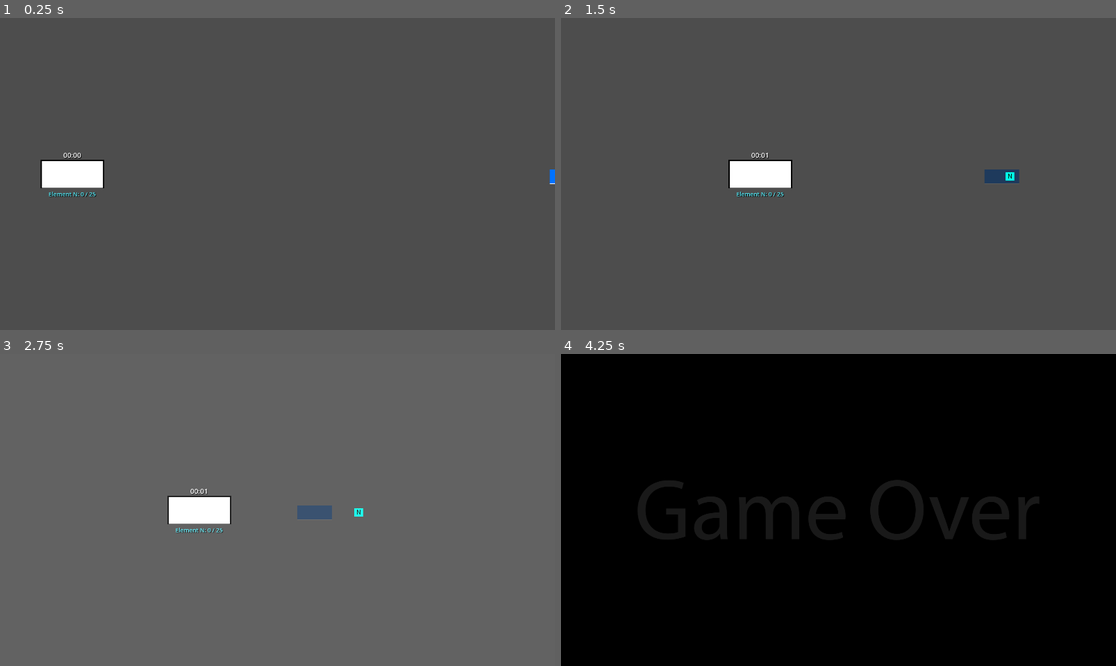
Above: before the commit, frames 1-4 (two rows, left to right).
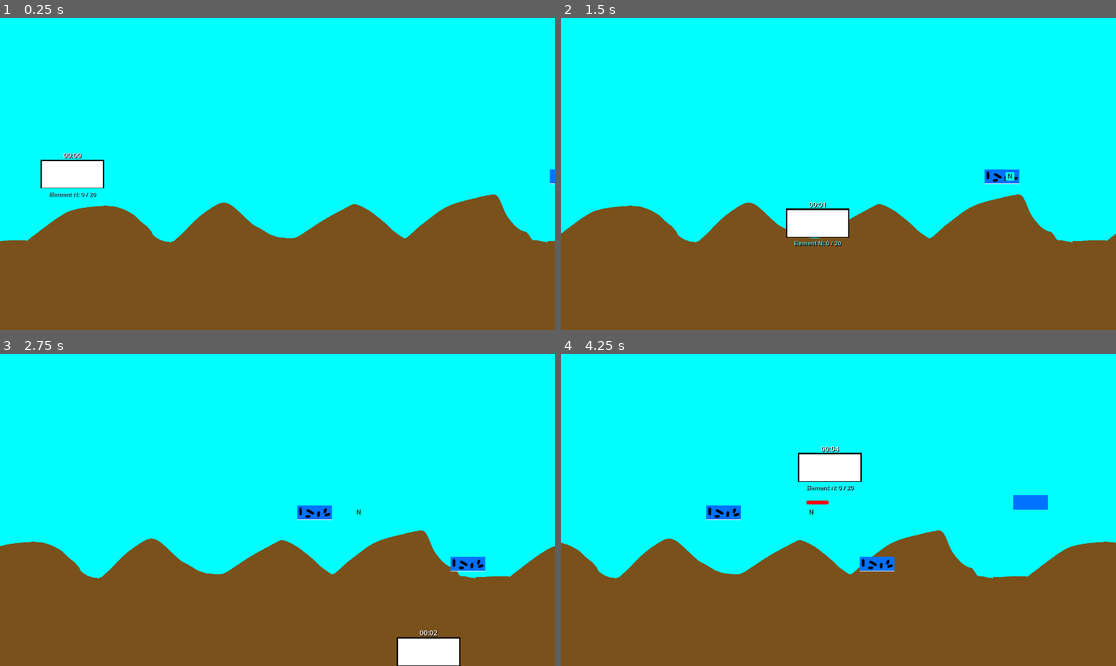
Above: after the commit, the same moments.

Repository: Valhalla-Studios/EventHorizonZero
Game: Godot game, scene res://scenes/game.tscn
Two runs of this game, one before a commit and one after it. Both use one fixed random seed, a clock stepped at 60 frames per second and the inputs below. This scene is started directly instead of the project's main scene.
Inputs:
- Up to frame 1 (0.25 s): no input
- Up to frame 2 (1.5 s): tap Enter (ui_accept) at 0.5, 0.77 s; hold Right (ui_right) 0.53-1.28 s; hold Down (ui_down) from 1.28 s (still down)
- Up to frame 3 (2.75 s): tap Enter (ui_accept) at 1.52 s; release Down (ui_down) at 2.03 s; hold Right (ui_right) from 2.03 s (still down)
- Up to frame 4 (4.25 s): release Right (ui_right) at 2.78 s; hold Up (ui_up) 2.78-3.53 s; tap Enter (ui_accept) at 3.02, 3.77 s; hold Left (ui_left) from 3.53 s (still down)

The runs differ from the first frame. In frame 1, 99% of the frame differs, in the area x 0-100%, y 0-100%; in frame 2, 100%; in frame 3, 100%; in frame 4, 100%.

Commit message:
Lógica de muerte de enemigos

Diff:
--- a/scenes/Gheel.tscn
+++ b/scenes/Gheel.tscn
@@ -6,6 +6,8 @@
 [ext_resource type="PackedScene" uid="uid://dot3ek4dmhktn" path="res://scenes/EnemyBullet.tscn" id="3_bmatd"]
 [ext_resource type="AudioStream" uid="uid://clmr7qvcawsds" path="res://resources/audio/SE/GheelLaser.mp3" id="5_7r6wf"]
 [ext_resource type="AudioStream" uid="uid://cb1wvgoj8qshd" path="res://resources/audio/SE/OrganicDeath.mp3" id="5_pqq51"]
+[ext_resource type="Texture2D" path="res://resources/images/sprites/GheelDead.png" id="6_dead_mech"]
+[ext_resource type="Texture2D" path="res://resources/images/sprites/GheelDead2.png" id="7_dead_organic"]
 
 [sub_resource type="RectangleShape2D" id="RectangleShape2D_closh"]
 size = Vector2(100, 45)
@@ -16,6 +18,8 @@
 script = ExtResource("1_closh")
 element_n_scene = ExtResource("2_y4jxf")
 bullet_scene = ExtResource("3_bmatd")
+death_texture_mech = ExtResource("6_dead_mech")
+death_texture_organic = ExtResource("7_dead_organic")
 
 [node name="Sprite2D" type="Sprite2D" parent="Gheel" unique_id=2057224945]
 texture = ExtResource("1_n55tk")
--- a/scenes/Player.tscn
+++ b/scenes/Player.tscn
@@ -4,6 +4,7 @@
 [ext_resource type="PackedScene" uid="uid://cdrdbfyb8ifep" path="res://scenes/Bullet.tscn" id="2_3li8b"]
 [ext_resource type="Texture2D" uid="uid://etbdi7uaje0t" path="res://resources/images/sprites/Lancer564.png" id="2_v6fml"]
 [ext_resource type="AudioStream" uid="uid://dbd1aqa3jixh" path="res://resources/audio/SE/LancerLaser.mp3" id="3_mdl7e"]
+[ext_resource type="Texture2D" uid="uid://bdmfp3rbfs8m5" path="res://resources/images/sprites/Lancer564Dead.png" id="4_dead"]
 
 [sub_resource type="RectangleShape2D" id="RectangleShape2D_5q5h1"]
 size = Vector2(170, 70)
@@ -16,6 +17,8 @@
 speed = 850.0
 bullet_scene = ExtResource("2_3li8b")
 fire_rate = 0.4
+debug = true
+death_texture = ExtResource("4_dead")
 
 [node name="Sprite2D" type="Sprite2D" parent="Player" unique_id=952553384]
 texture = ExtResource("2_v6fml")
@@ -23,7 +26,7 @@
 [node name="CollisionShape2D" type="CollisionShape2D" parent="Player" unique_id=488044897]
 shape = SubResource("RectangleShape2D_5q5h1")
 
-[node name="TimeLabel" type="Label" parent="Player"]
+[node name="TimeLabel" type="Label" parent="Player" unique_id=1300784092]
 offset_left = -55.0
 offset_top = -82.0
 offset_right = 55.0
@@ -36,7 +39,7 @@
 text = "00:00"
 horizontal_alignment = 1
 
-[node name="ElementNLabel" type="Label" parent="Player"]
+[node name="ElementNLabel" type="Label" parent="Player" unique_id=1739714352]
 offset_left = -85.0
 offset_top = 55.0
 offset_right = 85.0
--- a/scenes/Tarsh.tscn
+++ b/scenes/Tarsh.tscn
@@ -6,6 +6,8 @@
 [ext_resource type="Texture2D" uid="uid://dkui58fnaxk8j" path="res://resources/images/sprites/Tarsh.png" id="4_yhg2k"]
 [ext_resource type="AudioStream" uid="uid://cb1wvgoj8qshd" path="res://resources/audio/SE/OrganicDeath.mp3" id="5_rfi3r"]
 [ext_resource type="AudioStream" uid="uid://yamvkkh42578" path="res://resources/audio/SE/TarshLaser.mp3" id="6_770v8"]
+[ext_resource type="Texture2D" path="res://resources/images/sprites/TarshDead.png" id="7_dead_mech"]
+[ext_resource type="Texture2D" path="res://resources/images/sprites/TarshDead2.png" id="8_dead_organic"]
 
 [sub_resource type="RectangleShape2D" id="RectangleShape2D_nefnv"]
 size = Vector2(100, 45)
@@ -16,6 +18,8 @@
 script = ExtResource("1_3b1g3")
 element_n_scene = ExtResource("2_1ye1p")
 bullet_scene = ExtResource("3_ainuj")
+death_texture_mech = ExtResource("7_dead_mech")
+death_texture_organic = ExtResource("8_dead_organic")
 
 [node name="Sprite2D" type="Sprite2D" parent="Tarsh" unique_id=1399398662]
 texture = ExtResource("4_yhg2k")
--- a/scenes/Veyl.tscn
+++ b/scenes/Veyl.tscn
@@ -4,6 +4,8 @@
 [ext_resource type="PackedScene" uid="uid://v6vodyc5dpxa" path="res://scenes/ElementN.tscn" id="2_4f3pu"]
 [ext_resource type="Texture2D" uid="uid://chs6wkw3a38aq" path="res://resources/images/sprites/Veyl.png" id="4_5v14l"]
 [ext_resource type="AudioStream" uid="uid://cb1wvgoj8qshd" path="res://resources/audio/SE/OrganicDeath.mp3" id="5_bg8r3"]
+[ext_resource type="Texture2D" path="res://resources/images/sprites/VeylDead.png" id="6_dead_mech"]
+[ext_resource type="Texture2D" path="res://resources/images/sprites/VeylDead2.png" id="7_dead_organic"]
 
 [sub_resource type="RectangleShape2D" id="RectangleShape2D_nefnv"]
 size = Vector2(100, 45)
@@ -12,10 +14,12 @@
 
 [node name="Veyl" type="Area2D" parent="." unique_id=195920994]
 script = ExtResource("1_wnbmd")
-speed = 600.0
+speed = 700.0
 hp = 1
 element_n_scene = ExtResource("2_4f3pu")
 element_n_drop_chance = 1.0
+death_texture_mech = ExtResource("6_dead_mech")
+death_texture_organic = ExtResource("7_dead_organic")
 
 [node name="Sprite2D" type="Sprite2D" parent="Veyl" unique_id=1399398662]
 texture = ExtResource("4_5v14l")
--- a/scenes/game.tscn
+++ b/scenes/game.tscn
@@ -1,6 +1,9 @@
 [gd_scene format=3 uid="uid://uybdjwd82exa"]
 
 [ext_resource type="Script" uid="uid://d3k5ip4qf2cb3" path="res://scripts/Game.gd" id="1_lbhrr"]
+[ext_resource type="Script" path="res://scripts/ScrollingBackground.gd" id="1_background_script"]
+[ext_resource type="Texture2D" uid="uid://cv7lx5pls71cg" path="res://resources/images/backgrounds/planet01.png" id="1_planet01"]
+[ext_resource type="Texture2D" uid="uid://cxlhwlkdk6k4n" path="res://resources/images/backgrounds/planet02.png" id="1_planet02"]
 [ext_resource type="PackedScene" uid="uid://c8lg5vabm8qk" path="res://scenes/Player.tscn" id="1_uwrxv"]
 [ext_resource type="Script" uid="uid://bj2oa7caf63sb" path="res://scripts/EnemySpawner.gd" id="2_lnu2h"]
 [ext_resource type="PackedScene" uid="uid://cvuuu5cg6nb4o" path="res://scenes/Gheel.tscn" id="3_lbhrr"]
@@ -16,10 +19,20 @@
 [node name="Game" type="Node2D" unique_id=130347849]
 script = ExtResource("1_lbhrr")
 ancestral_scene = ExtResource("5_ancestral")
+boss_background = ExtResource("1_planet02")
 
-[node name="Background" type="TextureRect" parent="." unique_id=1594811333]
-offset_right = 40.0
-offset_bottom = 40.0
+[node name="Background" type="Node2D" parent="." unique_id=1594811333]
+z_index = -10
+script = ExtResource("1_background_script")
+initial_texture = ExtResource("1_planet01")
+
+[node name="BackgroundA" type="Sprite2D" parent="Background"]
+position = Vector2(960, 540)
+texture = ExtResource("1_planet01")
+
+[node name="BackgroundB" type="Sprite2D" parent="Background"]
+position = Vector2(2880, 540)
+texture = ExtResource("1_planet01")
 
 [node name="Player" parent="." unique_id=1401340265 instance=ExtResource("1_uwrxv")]
 
--- a/scripts/Game.gd
+++ b/scripts/Game.gd
@@ -6,15 +6,25 @@
 @onready var enemy_spawner = $EnemySpawner
 @onready var boss_music: AudioStreamPlayer = $BossMusic
 @onready var ancestral_appears: AudioStreamPlayer = $AncestralAppears
+@onready var background = $Background
 
 @export var ancestral_scene: PackedScene
+@export var boss_background: Texture2D
 
 var ending := false
 
 func _ready():
+	Global.organic_enemy_message_shown = false
+	Global.first_organic_enemy_destroyed.connect(_on_first_organic_enemy_destroyed)
 	battle_music.play()
 	start_dialogue()
 	start_boss_timer()
+
+func _on_first_organic_enemy_destroyed():
+	if ending:
+		return
+
+	await dialogue_layer.show_radio_message(DialogueLayer.RadioMessage.MESSAGE_03)
 
 func start_boss_timer():
 	await get_tree().create_timer(90.0).timeout
@@ -25,6 +35,7 @@
 	await fade_out_music(battle_music, 1.5)
 	ancestral_appears.play()
 	await ancestral_appears.finished
+	background.set_texture(boss_background)
 	await flash_white()
 	boss_music.play()
 	spawn_ancestral()
@@ -47,8 +58,8 @@
 		return
 
 	var ancestral = ancestral_scene.instantiate()
+	ancestral.position = Vector2(1500, 540)
 	add_child(ancestral)
-	ancestral.global_position = Vector2(1700, 540)
 
 func game_over():
 	if ending:
@@ -93,22 +104,12 @@
 	music_player.stop()
 
 func start_dialogue():
-	await get_tree().create_timer(10.0).timeout
+	show_timed_message(10.0, DialogueLayer.RadioMessage.MESSAGE_01)
+	show_timed_message(30.0, DialogueLayer.RadioMessage.MESSAGE_02)
+	show_timed_message(91.0, DialogueLayer.RadioMessage.MESSAGE_04)
+
+func show_timed_message(delay: float, message: DialogueLayer.RadioMessage):
+	await get_tree().create_timer(delay).timeout
 	if ending:
 		return
-	await dialogue_layer.show_radio_message(DialogueLayer.RadioMessage.MESSAGE_01)
-
-	await get_tree().create_timer(30.0).timeout
-	if ending:
-		return
-	await dialogue_layer.show_radio_message(DialogueLayer.RadioMessage.MESSAGE_02)
-
-	await get_tree().create_timer(60.0).timeout
-	if ending:
-		return
-	await dialogue_layer.show_radio_message(DialogueLayer.RadioMessage.MESSAGE_03)
-
-	await get_tree().create_timer(100.0).timeout
-	if ending:
-		return
-	await dialogue_layer.show_radio_message(DialogueLayer.RadioMessage.MESSAGE_04)
+	await dialogue_layer.show_radio_message(message)
--- a/scripts/Global.gd
+++ b/scripts/Global.gd
@@ -1,6 +1,16 @@
 extends Node
 
+signal first_organic_enemy_destroyed
+
 var element_n := 0
-var required_element_n := 25
+var required_element_n := 20
 var element_n_collected := false
 var organic := 0
+var organic_enemy_message_shown := false
+
+func report_organic_enemy_destroyed():
+	if organic_enemy_message_shown:
+		return
+
+	organic_enemy_message_shown = true
+	first_organic_enemy_destroyed.emit()
--- a/scripts/Player.gd
+++ b/scripts/Player.gd
@@ -7,12 +7,15 @@
 @export var speed := 650.0
 @export var bullet_scene: PackedScene
 @export var fire_rate := 0.15
-@export var invulnerable := false
+@export var debug := false
+@export var death_texture: Texture2D
 
 @onready var player_bullet_sound: AudioStreamPlayer2D = $LancerBulletSound
 @onready var player_dead_sound: AudioStreamPlayer2D = $MechanicDeath
 @onready var element_n_label: Label = $ElementNLabel
 @onready var time_label: Label = $TimeLabel
+@onready var sprite: Sprite2D = $Sprite2D
+@onready var collision_shape: CollisionShape2D = $CollisionShape2D
 
 var can_shoot := true
 var elapsed_time := 0.0
@@ -22,6 +25,8 @@
 func _ready():
 	add_to_group("player")
 	area_entered.connect(_on_area_entered)
+	time_label.visible = debug
+	element_n_label.visible = debug
 	update_element_n_label()
 	update_time_label()
 
@@ -87,10 +92,12 @@
 			die()
 
 func die():
-	if dead or invulnerable:
+	if dead or debug:
 		return
 
 	player_dead_sound.play()
 	dead = true
+	sprite.texture = death_texture
+	collision_shape.set_deferred("disabled", true)
 
 	get_tree().current_scene.game_over()
--- /dev/null
+++ b/scripts/ScrollingBackground.gd
@@ -0,0 +1,30 @@
+extends Node2D
+
+@export var scroll_speed := 100.0
+@export var initial_texture: Texture2D
+
+@onready var background_a: Sprite2D = $BackgroundA
+@onready var background_b: Sprite2D = $BackgroundB
+
+const BACKGROUND_WIDTH := 1920.0
+const HALF_BACKGROUND_WIDTH := BACKGROUND_WIDTH / 2.0
+
+func _ready():
+	set_texture(initial_texture)
+
+func _process(delta):
+	background_a.position.x -= scroll_speed * delta
+	background_b.position.x -= scroll_speed * delta
+
+	if background_a.position.x <= -HALF_BACKGROUND_WIDTH:
+		background_a.position.x = background_b.position.x + BACKGROUND_WIDTH
+
+	if background_b.position.x <= -HALF_BACKGROUND_WIDTH:
+		background_b.position.x = background_a.position.x + BACKGROUND_WIDTH
+
+func set_texture(new_texture: Texture2D):
+	if new_texture == null:
+		return
+
+	background_a.texture = new_texture
+	background_b.texture = new_texture
--- a/scripts/ancestral.gd
+++ b/scripts/ancestral.gd
@@ -30,18 +30,18 @@
 			shoot_volley()
 
 func shoot_volley():
-	var shot_offsets := [-120.0, -60.0, 0.0, 60.0, 120.0]
 	bullet_sound.play()
 
-	for index in shot_offsets.size():
+	for shot in 2:
+		var shot_offset := randf_range(-125.0, 125.0)
 		var bullet = bullet_scene.instantiate()
 		var bullet_area := bullet.get_child(0) as Area2D
 		if bullet_area != null:
-			var vertical_spread := (index - 2) * 0.12
+			var vertical_spread := randf_range(-0.18, 0.18)
 			bullet_area.set("direction", Vector2(-1.0, vertical_spread))
 
 		get_tree().current_scene.add_child(bullet)
-		bullet.global_position = global_position + Vector2(-330, shot_offsets[index])
+		bullet.global_position = global_position + Vector2(-330, shot_offset)
 
 func take_damage(amount := 1):
 	if dead:
--- a/scripts/gheel.gd
+++ b/scripts/gheel.gd
@@ -5,9 +5,13 @@
 @export var element_n_scene: PackedScene
 @export var element_n_drop_chance := 0.25
 @export var bullet_scene: PackedScene
+@export var death_texture_mech: Texture2D
+@export var death_texture_organic: Texture2D
 @onready var enemy_bullet_sound: AudioStreamPlayer2D = $"../EnemyBulletSound"
 @onready var enemy_hit_sound_mech: AudioStreamPlayer2D = $"../MechanicDeath"
 @onready var enemy_hit_sound_organic: AudioStreamPlayer2D = $"../OrganicDeath"
+@onready var sprite: Sprite2D = $Sprite2D
+@onready var collision_shape: CollisionShape2D = $CollisionShape2D
 
 
 var has_shot := false
@@ -45,11 +49,15 @@
 	dead = true
 	remove_from_group("enemies")
 
-	modulate = Color(0.4, 0.4, 0.4, 0.6)
 	if Global.organic == 0:
+		sprite.texture = death_texture_mech
 		enemy_hit_sound_mech.play()
 	else:
+		sprite.texture = death_texture_organic
 		enemy_hit_sound_organic.play()
+		Global.report_organic_enemy_destroyed()
+
+	collision_shape.set_deferred("disabled", true)
 
 	if randf() <= element_n_drop_chance and element_n_scene != null:
 		var element_n = element_n_scene.instantiate()
--- a/scripts/tarsh.gd
+++ b/scripts/tarsh.gd
@@ -1,16 +1,20 @@
 extends Area2D
 
-@export var speed := 150.0
+@export var speed := 350.0
 @export var hp := 3
 @export var element_n_scene: PackedScene
 @export var element_n_drop_chance := 0.50
 @export var bullet_scene: PackedScene
-@export var fire_interval := 1.0
+@export var death_texture_mech: Texture2D
+@export var death_texture_organic: Texture2D
+@export var fire_interval := 1.2
 @export var wave_amplitude := 120.0
 @export var wave_speed := 2.0
 @onready var enemy_bullet_sound: AudioStreamPlayer2D = $"../EnemyBulletSound"
 @onready var enemy_hit_sound_mech: AudioStreamPlayer2D = $"../MechanicDeath"
 @onready var enemy_hit_sound_organic: AudioStreamPlayer2D = $"../OrganicDeath"
+@onready var sprite: Sprite2D = $Sprite2D
+@onready var collision_shape: CollisionShape2D = $CollisionShape2D
 
 var dead := false
 var start_y := 0.0
@@ -48,11 +52,15 @@
 	dead = true
 	remove_from_group("enemies")
 
-	modulate = Color(0.4, 0.4, 0.4, 0.6)
 	if Global.organic == 0:
+		sprite.texture = death_texture_mech
 		enemy_hit_sound_mech.play()
 	else:
+		sprite.texture = death_texture_organic
 		enemy_hit_sound_organic.play()
+		Global.report_organic_enemy_destroyed()
+
+	collision_shape.set_deferred("disabled", true)
 
 	if randf() <= element_n_drop_chance and element_n_scene != null:
 		var element_n = element_n_scene.instantiate()
--- a/scripts/veyl.gd
+++ b/scripts/veyl.gd
@@ -1,11 +1,15 @@
 extends Area2D
 
-@export var speed := 150.0
+@export var speed := 700.0
 @export var hp := 3
 @export var element_n_scene: PackedScene
 @export var element_n_drop_chance := 0.50
+@export var death_texture_mech: Texture2D
+@export var death_texture_organic: Texture2D
 @onready var enemy_hit_sound_mech: AudioStreamPlayer2D = $"../MechanicDeath"
 @onready var enemy_hit_sound_organic: AudioStreamPlayer2D = $"../OrganicDeath"
+@onready var sprite: Sprite2D = $Sprite2D
+@onready var collision_shape: CollisionShape2D = $CollisionShape2D
 
 var dead := false
 var target: Node2D
@@ -44,11 +48,15 @@
 	dead = true
 	remove_from_group("enemies")
 
-	modulate = Color(0.4, 0.4, 0.4, 0.6)
 	if Global.organic == 0:
+		sprite.texture = death_texture_mech
 		enemy_hit_sound_mech.play()
 	else:
+		sprite.texture = death_texture_organic
 		enemy_hit_sound_organic.play()
+		Global.report_organic_enemy_destroyed()
+
+	collision_shape.set_deferred("disabled", true)
 
 	if randf() <= element_n_drop_chance and element_n_scene != null:
 		var element_n = element_n_scene.instantiate()
Binary file added: resources/images/sprites/GheelDead.png
Not shown, added: resources/images/sprites/GheelDead.png.import
Binary file added: resources/images/sprites/GheelDead2.png
Not shown, added: resources/images/sprites/GheelDead2.png.import
Binary file added: resources/images/sprites/Lancer564Dead.png
Not shown, added: resources/images/sprites/Lancer564Dead.png.import
Binary file added: resources/images/sprites/TarshDead.png
Not shown, added: resources/images/sprites/TarshDead.png.import
Binary file added: resources/images/sprites/TarshDead2.png
Not shown, added: resources/images/sprites/TarshDead2.png.import
Binary file added: resources/images/sprites/VeylDead.png
Not shown, added: resources/images/sprites/VeylDead.png.import
(and 8 more such lines)
